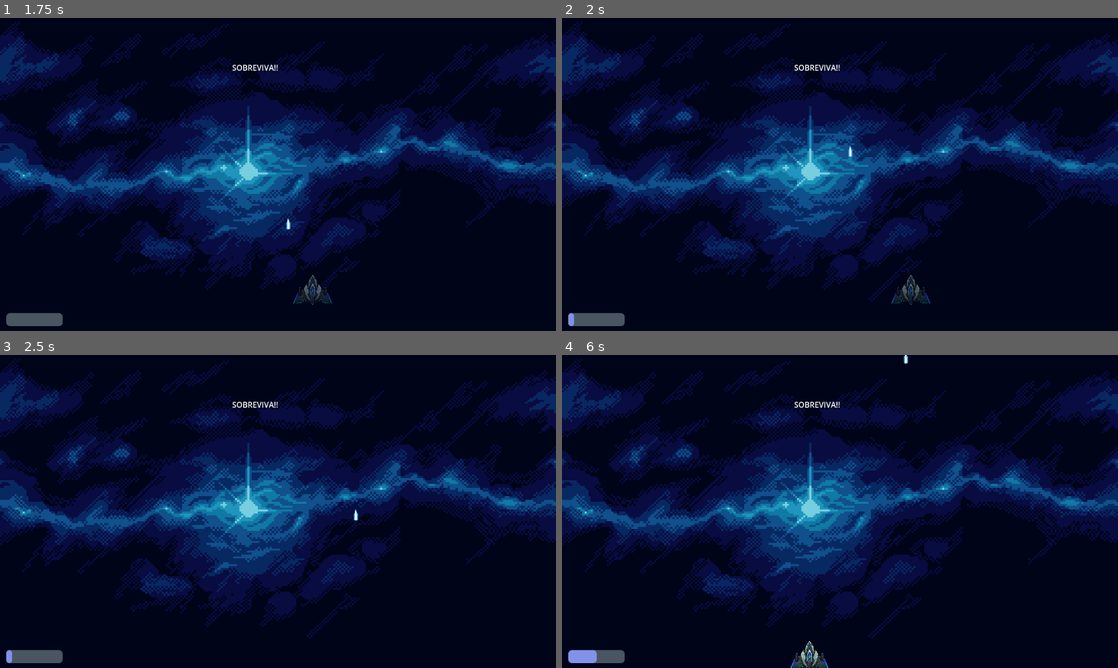
Above: before the commit, frames 1-4 (two rows, left to right).
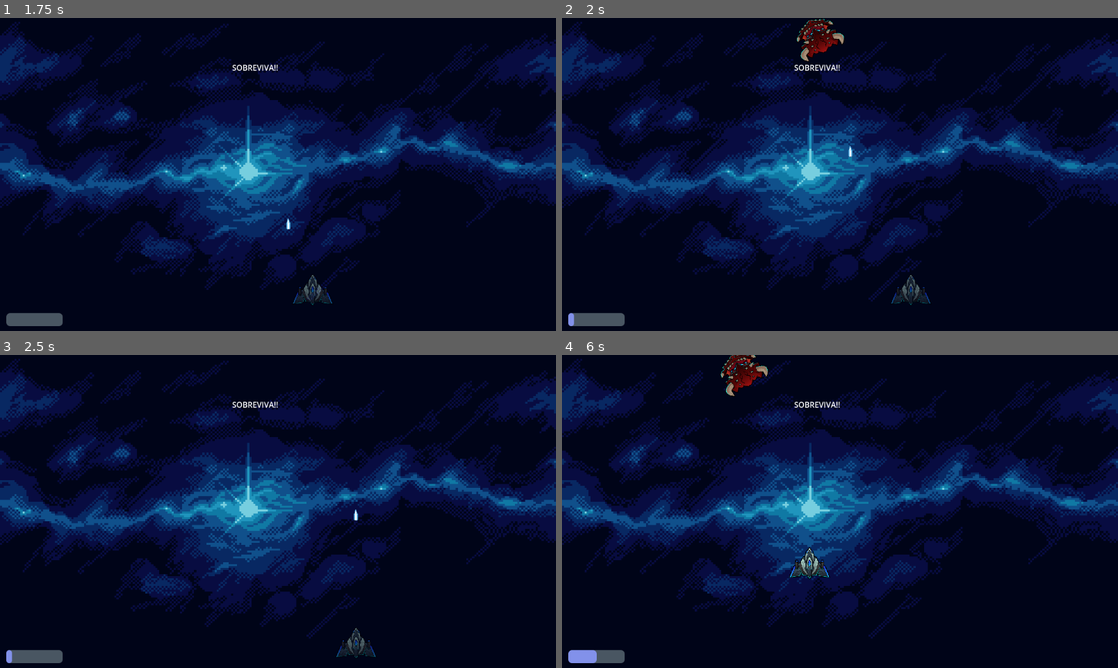
Above: after the commit, the same moments.

Repository: carlogia7/space-fighters-godot
Game: Godot game, scene res://menu.tscn
Same seed, same stepped clock (60 frames per second), same inputs: the game is played once before the commit and once after it.
Inputs (mouse positions are in pixels of both pictures, inside the frame that each line leads up to):
- Up to frame 1 (1.75 s): click "TUTORIAL" at 0.5 s; tap Enter at 1.25 s; move the mouse to (400, 158) at 1.27 s; hold D (move_right) from 1.28 s (still down); hold Space (invul) from 1.28 s (still down); click (400, 158) at 1.55 s
- Up to frame 2 (2 s): keep holding D (move_right); keep holding Space (invul)
- Up to frame 3 (2.5 s): move the mouse to (166, 527) at 2.02 s; release D (move_right) at 2.03 s; release Space (invul) at 2.03 s; hold S (move_down) from 2.03 s (still down); click (166, 527) at 2.1 s; tap Space (invul) at 2.3 s
- Up to frame 4 (6 s): tap F1 (reset) at 2.75 s; move the mouse to (895, 442) at 2.77 s; release S (move_down) at 2.78 s; hold D (move_right) 2.78-3.53 s; hold Space (invul) 2.78-3.53 s; click (895, 442) at 3.05 s; move the mouse to (812, 574) at 3.52 s; hold W (move_up) 3.53-4.28 s; click (812, 574) at 3.6 s; tap Space (invul) at 3.8, 5.3 s; move the mouse to (1006, 558) at 4.27 s; hold Space (invul) 4.28-5.03 s; hold A (move_left) 4.28-5.78 s; click (1006, 558) at 4.55 s; move the mouse to (673, 464) at 5.02 s; click (673, 464) at 5.1 s; move the mouse to (867, 511) at 5.77 s; hold S (move_down) from 5.78 s (still down); hold Space (invul) from 5.78 s (still down)

Frame 1 is identical in both runs. In frame 2, 0.6% of the frame differs, in the area x 42-51%, y 0-14%; in frame 3, 0.2%; in frame 4, 1.3%, in the area x 28-63%, y 0-100%.

Commit message:
Tutorial 100% e limites na tela

Diff:
--- a/scenes/Tutorial.tscn
+++ b/scenes/Tutorial.tscn
@@ -6,9 +6,13 @@
 [ext_resource type="Texture2D" uid="uid://d0fp0lbuo52xb" path="res://assets/wasd.png" id="3_288ch"]
 [ext_resource type="AudioStream" uid="uid://c3iu5yjwfkjii" path="res://assets/sounds/tutorial-warped-shooting.wav" id="3_pgr2e"]
 [ext_resource type="Texture2D" uid="uid://dorjrgaep0678" path="res://assets/mouse-button.png" id="4_twv1b"]
+[ext_resource type="Script" uid="uid://cyanlh4khqe3" path="res://scripts/tutorial/survive_tutorial.gd" id="5_u5f0c"]
+[ext_resource type="PackedScene" uid="uid://vlicci5a3xw3" path="res://scenes/diver_enemy.tscn" id="6_0g6v0"]
 
 [sub_resource type="StyleBoxTexture" id="StyleBoxTexture_ebau5"]
 texture = ExtResource("1_ci5ev")
+
+[sub_resource type="StyleBoxTexture" id="StyleBoxTexture_u5f0c"]
 
 [sub_resource type="StyleBoxFlat" id="StyleBoxFlat_ebau5"]
 bg_color = Color(0.286275, 0.337255, 0.384314, 1)
@@ -72,24 +76,32 @@
 text = "Use a tecla ESPAÇO para ativar a invulnerabilidade
 e acompanhe a barra"
 
-[node name="Survive" type="Label" parent="UI"]
+[node name="Survive" type="Label" parent="UI" node_paths=PackedStringArray("controller", "enemy_container")]
 offset_left = 481.0
 offset_top = 91.0
 offset_right = 577.0
 offset_bottom = 114.0
 text = "SOBREVIVA!!"
+script = ExtResource("5_u5f0c")
+controller = NodePath("../..")
+diver_enemy_scene = ExtResource("6_0g6v0")
+enemy_container = NodePath("../../EnemyContainer")
 
 [node name="Victory" type="Label" parent="UI"]
-offset_left = 798.0
-offset_top = 266.0
-offset_right = 1021.0
-offset_bottom = 289.0
+offset_left = 272.0
+offset_top = 336.0
+offset_right = 828.0
+offset_bottom = 391.0
+theme_override_font_sizes/font_size = 40
+theme_override_styles/normal = SubResource("StyleBoxTexture_u5f0c")
 text = "Parabéns! Tutorial completo."
 
 [node name="Player" parent="." instance=ExtResource("2_pgr2e")]
 position = Vector2(514, 525)
 
 [node name="LaserContainer" type="Node2D" parent="."]
+
+[node name="EnemyContainer" type="Node2D" parent="."]
 
 [node name="HUD" type="CanvasLayer" parent="."]
 
--- a/scenes/diver_enemy.tscn
+++ b/scenes/diver_enemy.tscn
@@ -9,7 +9,7 @@
 steer_strength = 1.5
 rotation_smoothing = 8.0
 vertical_steer_limit = 0.2
-speed = 300.0
+speed = 400.0
 
 [node name="Sprite2D" parent="." index="0"]
 scale = Vector2(0.8, 0.661)
--- a/scripts/player.gd
+++ b/scripts/player.gd
@@ -43,8 +43,16 @@
 	Input.get_axis("move_up","move_down"))
 	velocity = direction * speed
 	move_and_slide()
-	#global_position = global_position.clamp(Vector2.ZERO,get_viewport_rect().size)
+	 # Limitar a posição do jogador dentro da tela com margens ajustadas
+	var viewport_size = get_viewport_rect().size
+	var player_size = $Sprite2D.get_rect().size * $Sprite2D.scale
 
+	global_position.x = clamp(global_position.x, player_size.x / 2, viewport_size.x - player_size.x / 2)
+
+	# Limites verticais
+	var margin_top = 0
+	var margin_bottom = player_size.y
+	global_position.y = clamp(global_position.y, margin_top, viewport_size.y - margin_bottom)
 
 func shoot():
 	laser_shot.emit(laser_scene, saida_tiro.global_position)
--- a/scripts/tutorial.gd
+++ b/scripts/tutorial.gd
@@ -50,6 +50,8 @@
 
 	if current_step >= steps.size():
 		labels["victory"].visible = true
+		await get_tree().create_timer(2.0).timeout
+		get_tree().change_scene_to_file("res://menu.tscn")
 		return
 
 	var step = steps[current_step]
@@ -63,12 +65,18 @@
 
 	current_script = step.script.new()
 	current_script.controller = self
-	add_child(current_script)
+
+	if step.label == "survive":
+		current_script.diver_enemy_scene = preload("res://scenes/diver_enemy.tscn")
+		current_script.enemy_container = $EnemyContainer
+		add_child(current_script)
+		current_script.start_survive()
+	else:
+		add_child(current_script)
 
 func tutorial_is_done():
 	if step_done:
 		return
 	step_done = true
-	print("Etapa %d concluída" % current_step)
 	current_step += 1
 	start_next_step()
--- a/scripts/tutorial/survive_tutorial.gd
+++ b/scripts/tutorial/survive_tutorial.gd
@@ -1,10 +1,35 @@
 extends Node
 
 @export var controller: Node
+@export var diver_enemy_scene: PackedScene
+@export var enemy_container: Node
+@export var spawn_interval: float = 2.0  # tempo entre spawns
+
+var spawning = false
 
 func _ready():
+	pass
 
+func start_survive():
 	print("início do survive")
+	if not is_inside_tree():
+		await tree_entered  # Aguarda até que o nó esteja na árvore
+	spawning = true
+	spawn_enemies_loop()
+
 	await get_tree().create_timer(30.0).timeout
+	spawning = false
+
 	print("final do survive")
 	controller.tutorial_is_done()
+
+func spawn_enemies_loop():
+	if not spawning or not is_inside_tree():
+		return
+
+	var enemy = diver_enemy_scene.instantiate()
+	enemy.global_position = Vector2(randf_range(100, 1000), -100)
+	enemy_container.add_child(enemy)
+
+	await get_tree().create_timer(spawn_interval).timeout
+	spawn_enemies_loop()  # recursão assíncrona enquanto `spawning` for true
Not shown: 1 places in scenes/Tutorial.tscn that only renumber resources
